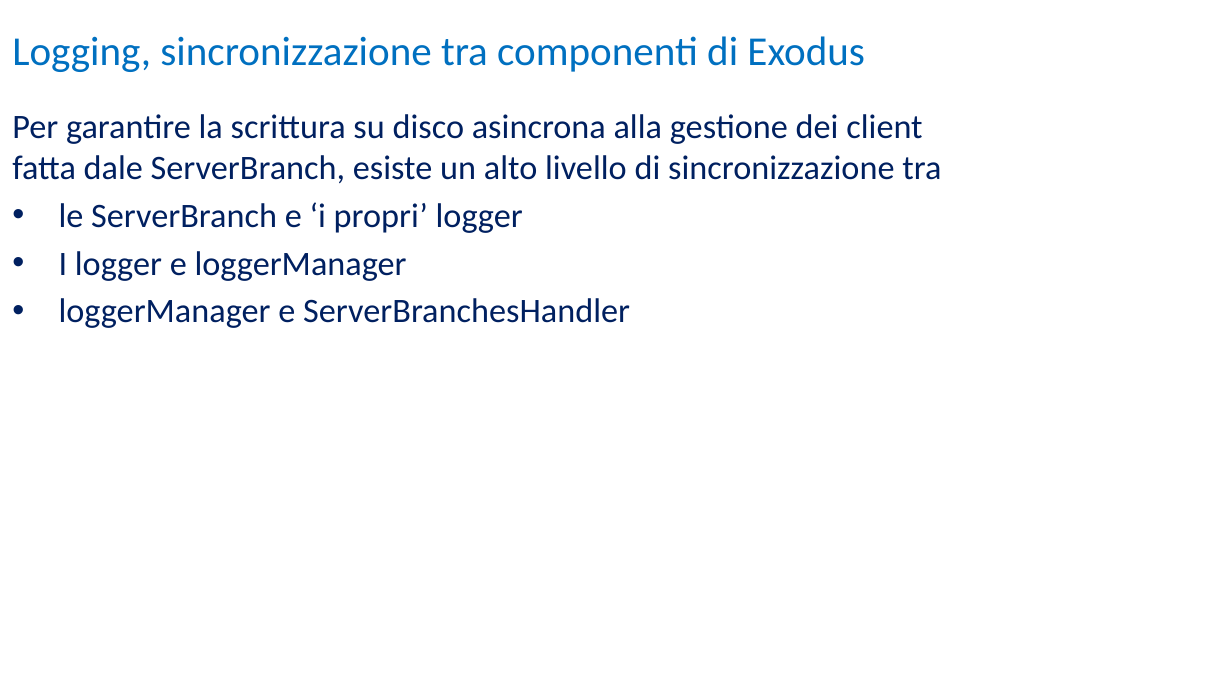
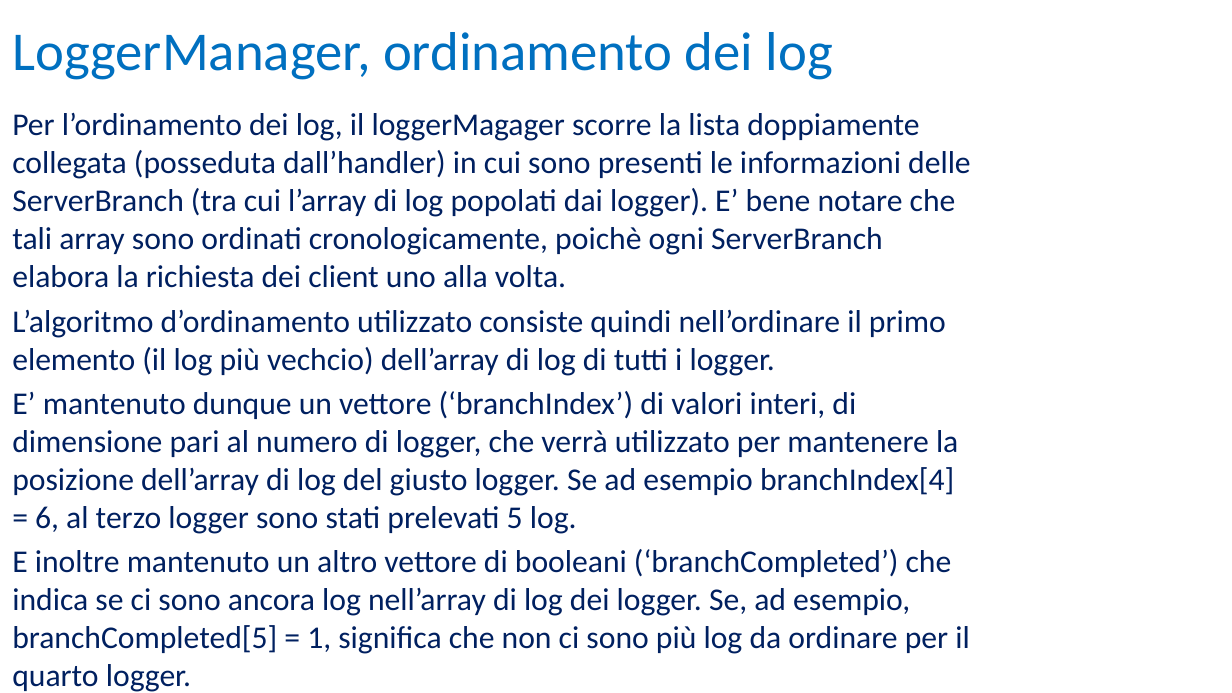
Before and after one commit to UltraLe/ServerWeb, a slide deck: slide 21 of RelazioneIIW.pptx (slide 20 before the commit). Drawn at 1232x693 pixels with LibreOffice and Linux fonts; fonts in the diff are those of the drawing; background and template pictures are left out. Boxes give left, top, right and bottom in pixels: in the first picture for what was removed or moved away, otherwise in the second. Text is boxed around its words. In the diff, an @@ line names an element or a change of style, - is before the commit and + after.

```diff
--- a/RelazioneIIW.pptx
+++ b/RelazioneIIW.pptx
@@ title at <box>12,32,833,80</box>: text changed; size 24 to 32 pt @@
-Logging, sincronizzazione tra componenti di Exodus
+LoggerManager, ordinamento dei log
@@ text at <box>12,112,971,692</box>: text changed; size 20 to 18.5 pt @@
-Per garantire la scrittura su disco asincrona alla gestione dei client fatta dale ServerBranch, esiste un alto livello di sincronizzazione tra
-• le ServerBranch e ‘i propri’ logger
-• I logger e loggerManager
-• loggerManager e ServerBranchesHandler
+Per l’ordinamento dei log, il loggerMagager scorre la lista doppiamente collegata (posseduta dall’handler) in cui sono presenti le informazioni delle ServerBranch (tra cui l’array di log popolati dai logger). E’ bene notare che tali array sono ordinati cronologicamente, poichè ogni ServerBranch elabora la richiesta dei client uno alla volta.
+L’algoritmo d’ordinamento utilizzato consiste quindi nell’ordinare il primo elemento (il log più vechcio) dell’array di log di tutti i logger.
+E’ mantenuto dunque un vettore (‘branchIndex’) di valori interi, di dimensione pari al numero di logger, che verrà utilizzato per mantenere la posizione dell’array di log del giusto logger. Se ad esempio branchIndex[4] = 6, al terzo logger sono stati prelevati 5 log.
+E inoltre mantenuto un altro vettore di booleani (‘branchCompleted’) che indica se ci sono ancora log nell’array di log dei logger. Se, ad esempio, branchCompleted[5] = 1, significa che non ci sono più log da ordinare per il quarto logger.
+Il logger manager scorre dunque la lista collegata finchè branchCompleted ha tutti valori pari ad 1.
```
Also in this commit, not shown: 5 other slides changed, 3 slides added, 3 slides removed.
